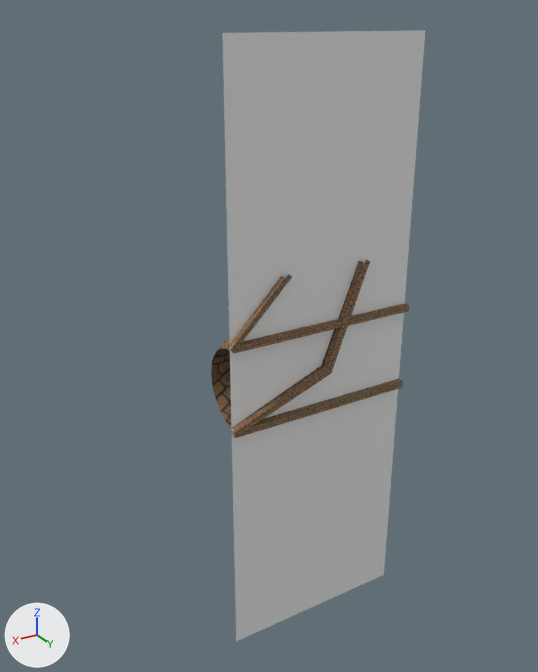
One commit to the FBX model Assets/Models/Tubes.fbx: the scene before it, then after it.
One viewpoint serves both versions: a 50 mm camera at (304.0, 425.0, 249.0) aimed at (33.0, -26.0, 24.0). Arrows for +X, +Y and +Z are at lower left; the lights stay in place. Where no turn or scale is listed for an object, it has been applied to the vertices.

Before the edit, the objects in view are built like this:
```python
me_cylinder_002 = bpy.data.meshes.new('Cylinder.002')
me_cylinder_002.from_pydata(...)  # 46 vertices, 22 faces; spans x -80.0..80.0, y -34.0..3.0, z -37.0..37.0
me_cylinder_002.materials.append(mat_straighttubemat)  # picture img_straighttube_jpg
me_plane = bpy.data.meshes.new('Plane')
me_plane.from_pydata([(80.0, 0.0, 240.0), (80.0, 0.0, -240.0), (-80.0, 0.0, 240.0), (-80.0, 0.0, -240.0)], [], [(0, 1, 3, 2)])
me_sphere = bpy.data.meshes.new('Sphere')
me_sphere.from_pydata(...)  # 136 vertices, 163 faces; spans x -8.0..8.0, y -5.5..8.2, z -6.0..6.0
me_sphere.materials.append(mat_material)  # white #e7e7e7
ob_background = bpy.data.objects.new('Background', me_plane)
ob_background.location = (0.0, -2.8, 0.0)
ob_straighttube = bpy.data.objects.new('StraightTube', me_cylinder_002)
ob_straighttube.location = (0.0, 0.0, 0.0)
ob_torch = bpy.data.objects.new('Torch', me_sphere)
ob_torch.location = (0.0, 0.0, 0.0)
ob_torch.hide_viewport = True
# also in view: 'CurveTube' at (21.0, -14.0, 22.0)
```
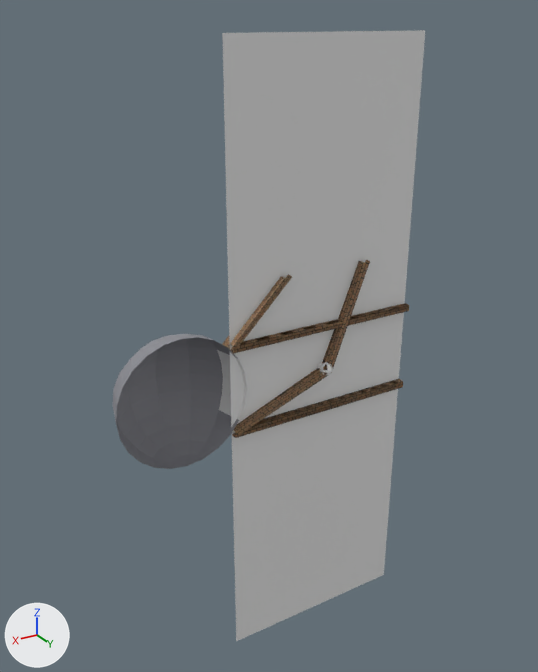
Commit message: adding new start section

Boxes (x1, y1, x2, y2) around the edits, measured in the pictures (538 x 672 px):
'StartSection', added: after (113, 303, 409, 469)
'Wall4', added: after (219, 393, 245, 420)
'Wall3', added: after (222, 377, 247, 404)
'Wall2', added: after (221, 362, 247, 388)
'Wall1', added: after (217, 350, 244, 372)
'Torch', shown: after (317, 362, 333, 375)
'StraightTube', unchanged, covered by the edit: before (211, 303, 409, 438)

Edits to the bpy script that builds the scene:
```text
Add me_sphere_002:
    me_sphere_002.from_pydata([(-37.5, -21.7, 25.0), (-41.8, -24.1, 12.9), (-43.3, 0.0, 25.0), (-48.3, 0.0, 12.9)], [], [(1, 3, 2, 0)])
Add me_sphere_004:
    me_sphere_004.from_pydata([(-43.3, -25.0, 0.0), (-41.8, -24.1, -12.9), (-50.0, 0.0, 0.0), (-48.3, 0.0, -12.9)], [], [(1, 3, 2, 0)])
Add me_cylinder_000:
    me_cylinder_000.from_pydata(...)  # 122 vertices, 90 faces; spans x -80.0..168.0, y -50.0..3.0, z -50.0..50.0
    me_cylinder_000.materials.append(mat_straighttubemat)  # picture img_straighttube_jpg
Add me_sphere_005:
    me_sphere_005.from_pydata([(-41.8, -24.1, -12.9), (-37.5, -21.7, -25.0), (-48.3, 0.0, -12.9), (-43.3, 0.0, -25.0)], [], [(1, 3, 2, 0)])
Add me_sphere_003:
    me_sphere_003.from_pydata([(-41.8, -24.1, 12.9), (-43.3, -25.0, 0.0), (-48.3, 0.0, 12.9), (-50.0, 0.0, 0.0)], [], [(1, 3, 2, 0)])
Change ob_torch:
    remove ob_torch.hide_viewport = True
Add ob_wall1:
    ob_wall1 = bpy.data.objects.new('Wall1', me_sphere_002)
    ob_wall1.location = (118.0, 0.0, 0.0)
Add ob_wall3:
    ob_wall3 = bpy.data.objects.new('Wall3', me_sphere_004)
    ob_wall3.location = (118.0, 0.0, 0.0)
Add ob_startsection:
    ob_startsection = bpy.data.objects.new('StartSection', me_cylinder_000)
    ob_startsection.location = (0.0, 0.0, 0.0)
Add ob_wall4:
    ob_wall4 = bpy.data.objects.new('Wall4', me_sphere_005)
    ob_wall4.location = (118.0, 0.0, 0.0)
Add ob_wall2:
    ob_wall2 = bpy.data.objects.new('Wall2', me_sphere_003)
    ob_wall2.location = (118.0, 0.0, 0.0)
```
